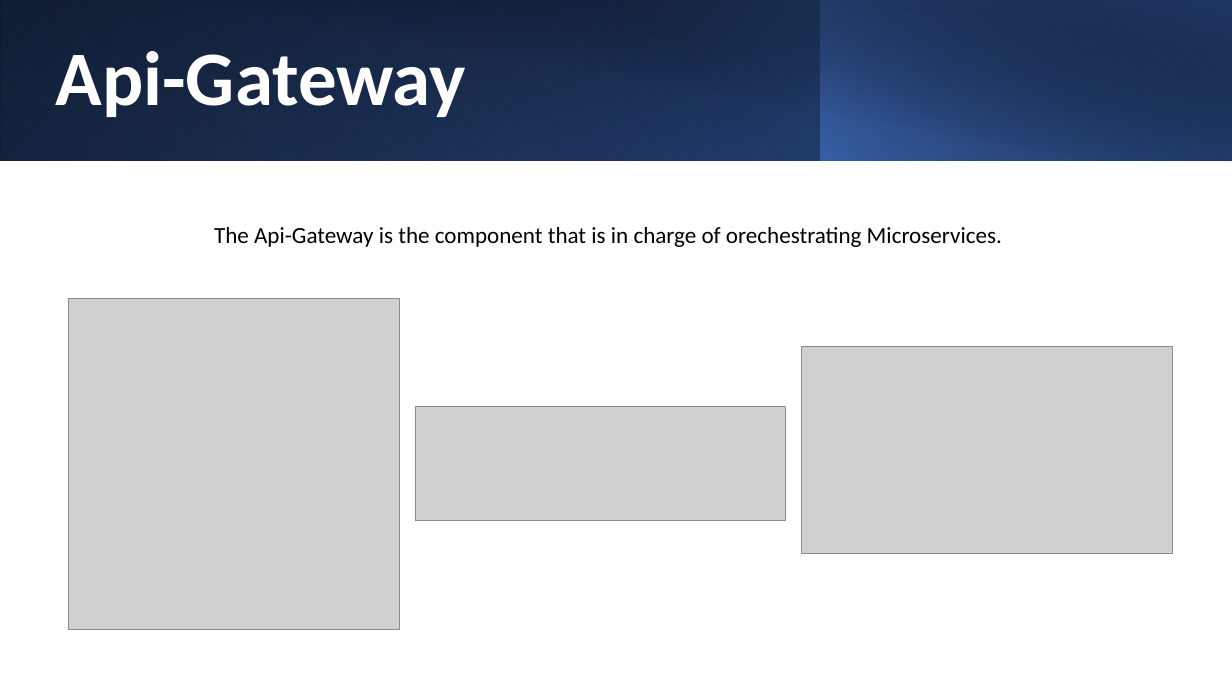
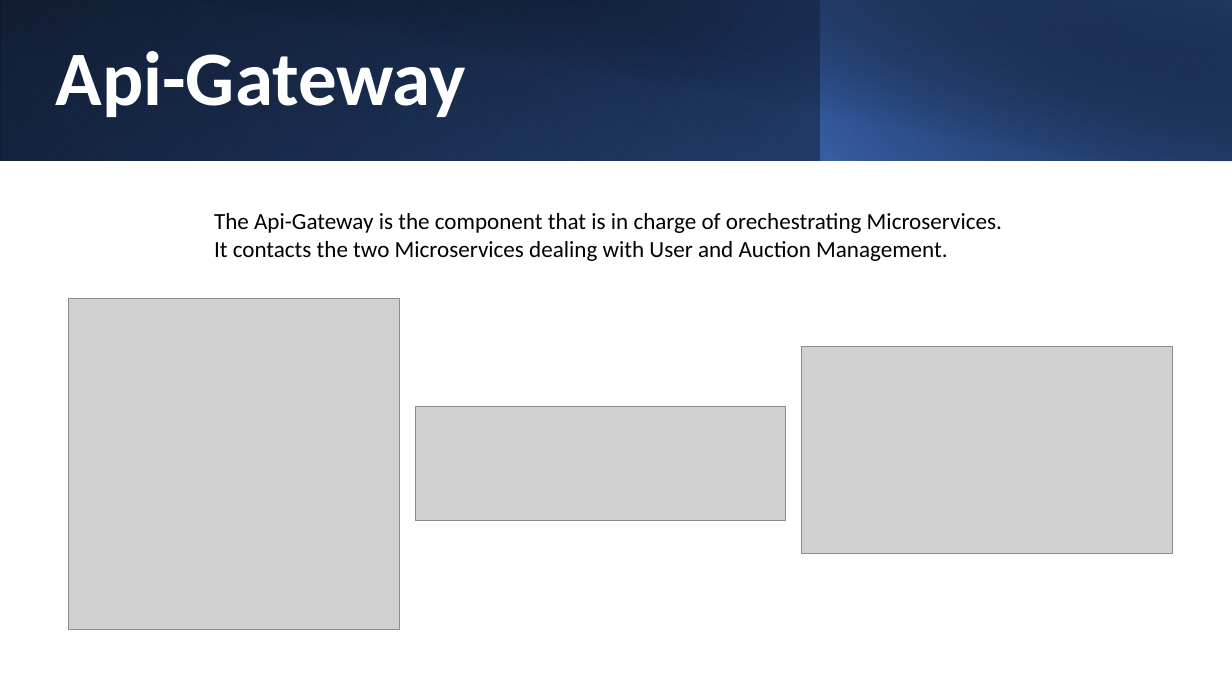
Before and after one commit to Francesco10998/Lab_Project, a slide deck: slide 9 of Documentation/Golden Auctions.pptx. Drawn at 1232x693 pixels with LibreOffice and Linux fonts; fonts in the diff are those of the drawing; grey boxes stand for pictures. Boxes give left, top, right and bottom in pixels: in the first picture for what was removed or moved away, otherwise in the second. Text is boxed around its words. In the diff, an @@ line names an element or a change of style, - is before the commit and + after.

```diff
--- a/Documentation/Golden Auctions.pptx
+++ b/Documentation/Golden Auctions.pptx
@@ text "The Api-Gateway is the component ...": place and size @@
-text "The Api-Gateway is the component ..." at <box>214,227,1002,247</box>
+text "The Api-Gateway is the component ..." at <box>214,213,1002,261</box>
@@ text at <box>214,241,948,261</box>: paragraph added @@
+It contacts the two Microservices dealing with User and Auction Management.
```
Also in this commit, not shown: 5 other slides changed.
